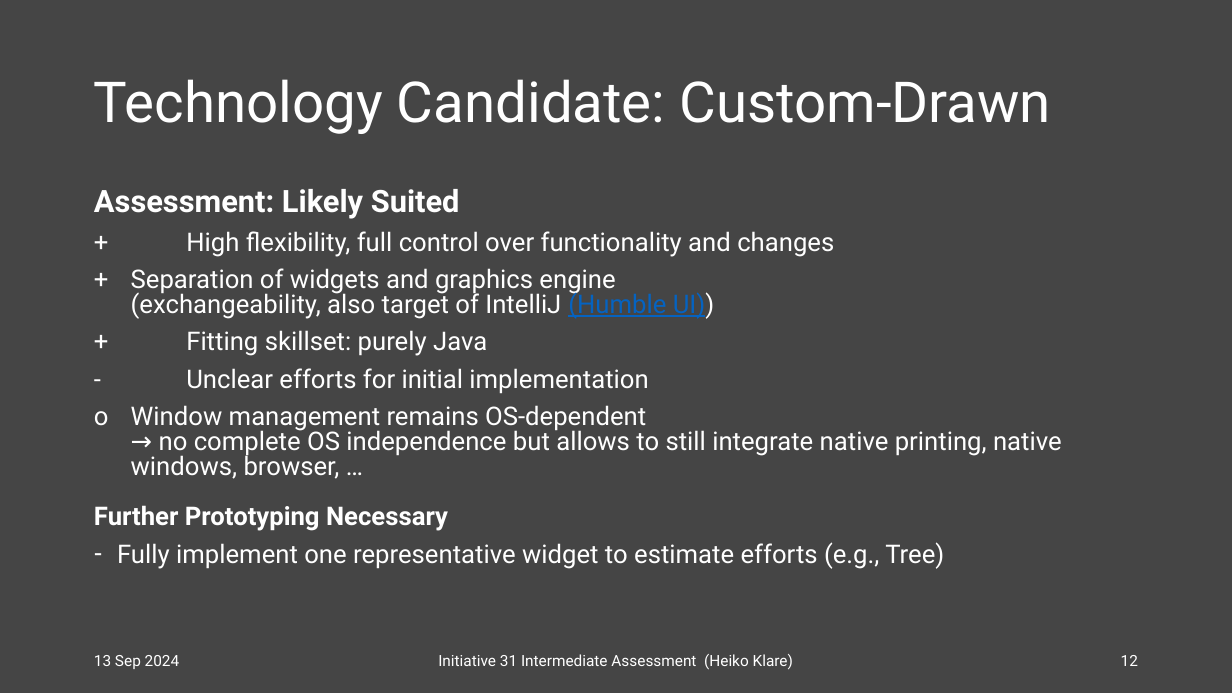
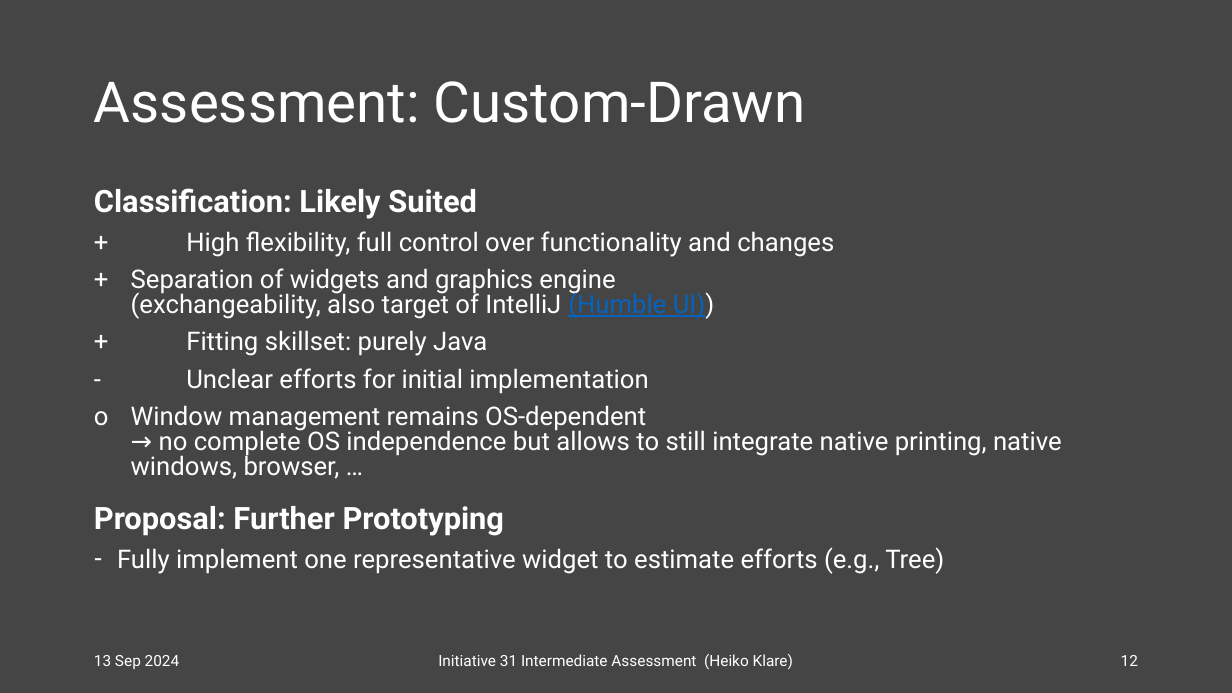
Before and after one commit to swt-initiative31/documents, a slide deck: slide 12 of results/2024-09-13 Intermediate Assessment.pptx. Drawn at 1232x693 pixels with LibreOffice and Linux fonts; fonts in the diff are those of the drawing. Boxes give left, top, right and bottom in pixels: in the first picture for what was removed or moved away, otherwise in the second. Text is boxed around its words. In the diff, an @@ line names an element or a change of style, - is before the commit and + after.

Commit message:
Improve intermediate assessment documentation

```diff
--- a/results/2024-09-13 Intermediate Assessment.pptx
+++ b/results/2024-09-13 Intermediate Assessment.pptx
@@ title at (x1=94, y1=81, x2=806, y2=123): text changed @@
-Technology Candidate: Custom-Drawn
+Assessment: Custom-Drawn
@@ text at (x1=94, y1=188, x2=477, y2=219): text changed @@
-Assessment: Likely Suited
+Classification: Likely Suited
@@ text at (x1=94, y1=506, x2=505, y2=536): text changed; size 20 to 24 pt @@
-Further Prototyping Necessary
+Proposal: Further Prototyping
```
Also in this commit, not shown: 4 other slides changed.
